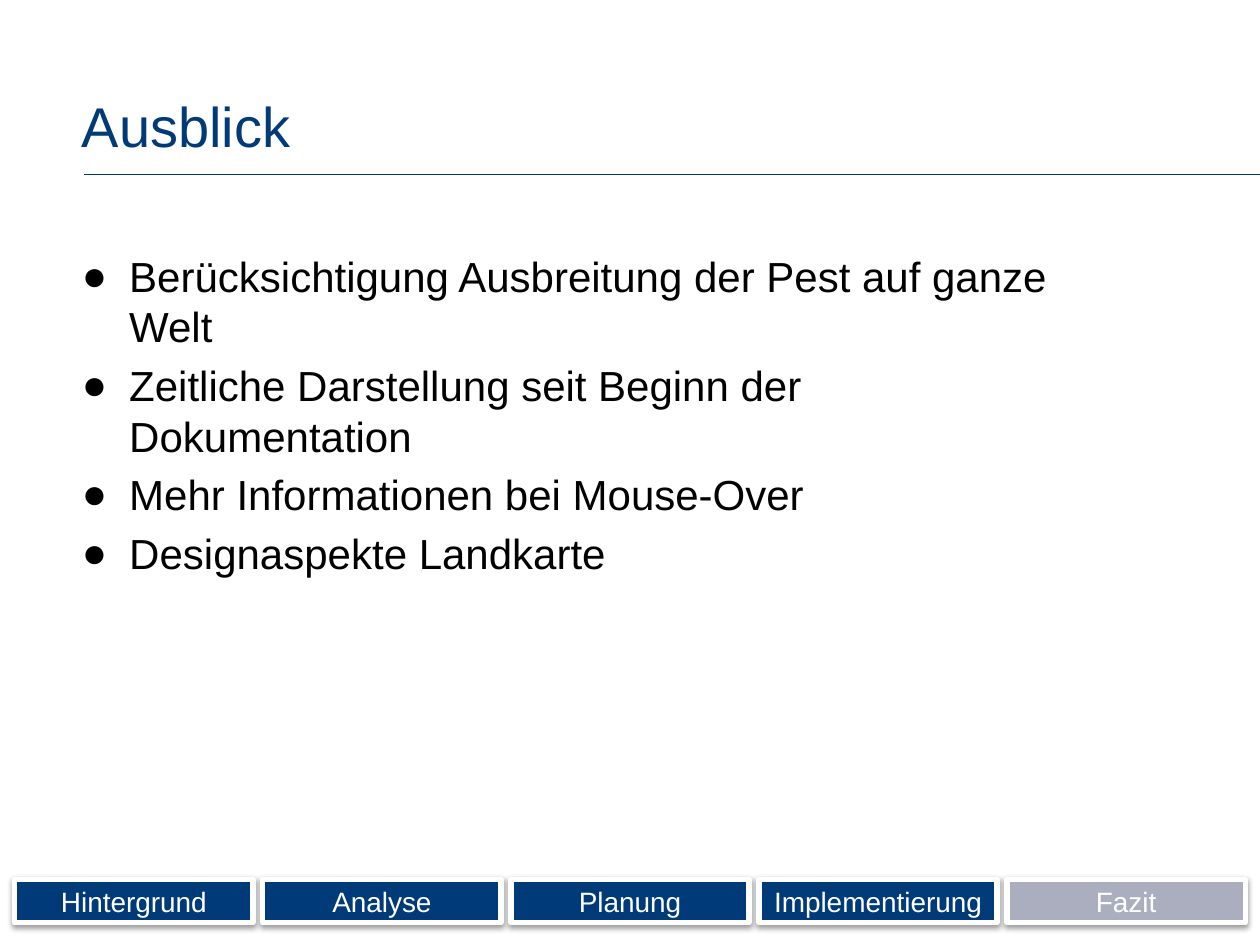
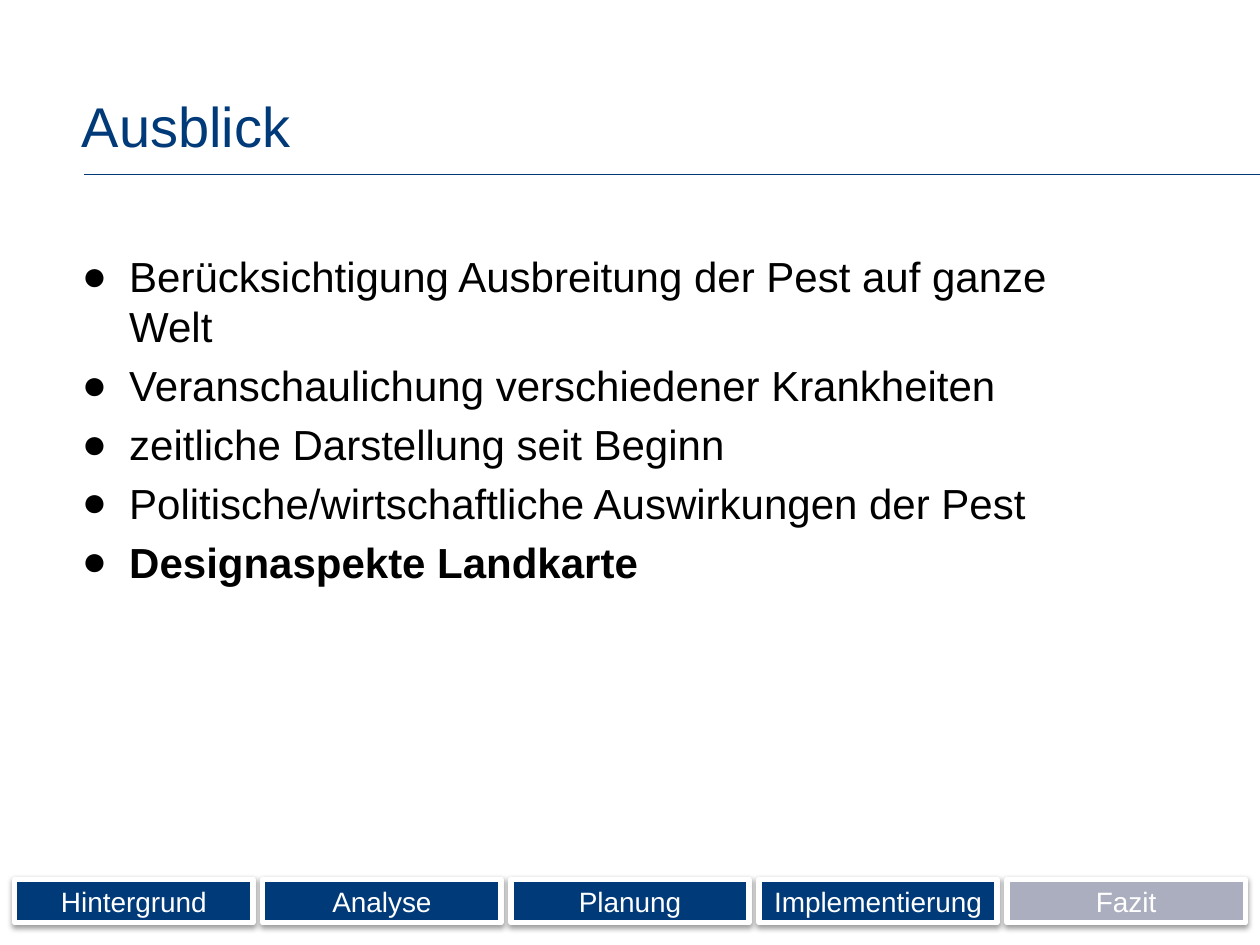
Before and after one commit to Wolle1508/SE-Projekt, a slide deck: slide 19 of Präsentation.pptx. Drawn at 1260x945 pixels with LibreOffice and Linux fonts; fonts in the diff are those of the drawing; background and template pictures are left out. Boxes give left, top, right and bottom in pixels: in the first picture for what was removed or moved away, otherwise in the second. Text is boxed around its words. In the diff, an @@ line names an element or a change of style, - is before the commit and + after.

```diff
--- a/Präsentation.pptx
+++ b/Präsentation.pptx
@@ text at (129, 370, 1025, 527): text changed @@
-● Zeitliche Darstellung seit Beginn der Dokumentation
-● Mehr Informationen bei Mouse-Over
+● Veranschaulichung verschiedener Krankheiten
+● zeitliche Darstellung seit Beginn
+● Politische/wirtschaftliche Auswirkungen der Pest
@@ text at (129, 547, 638, 586): bold on in "Designaspekte Landkarte" @@
```
Also in this commit, not shown: 8 other slides changed, 1 other file.
